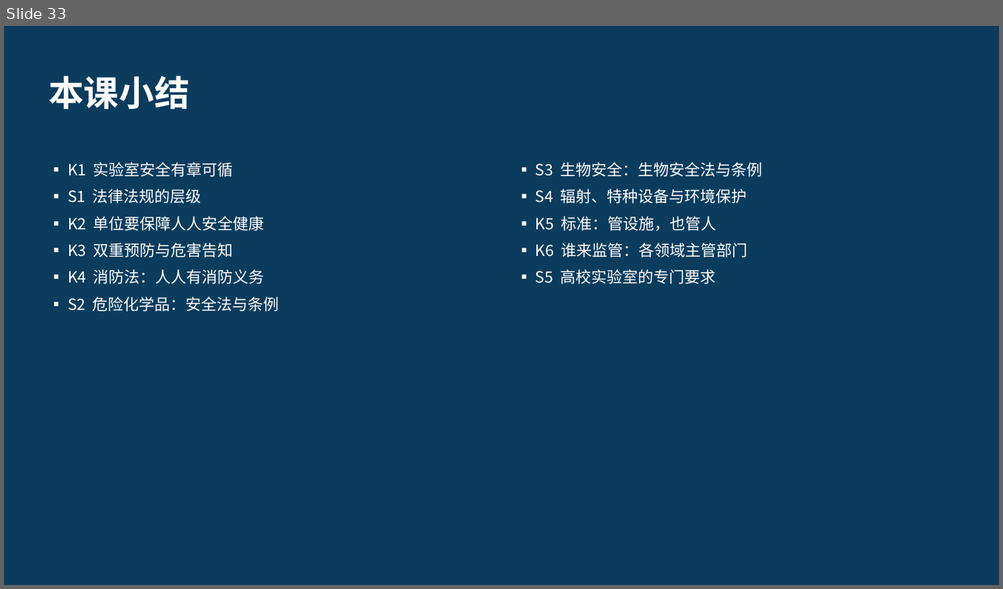
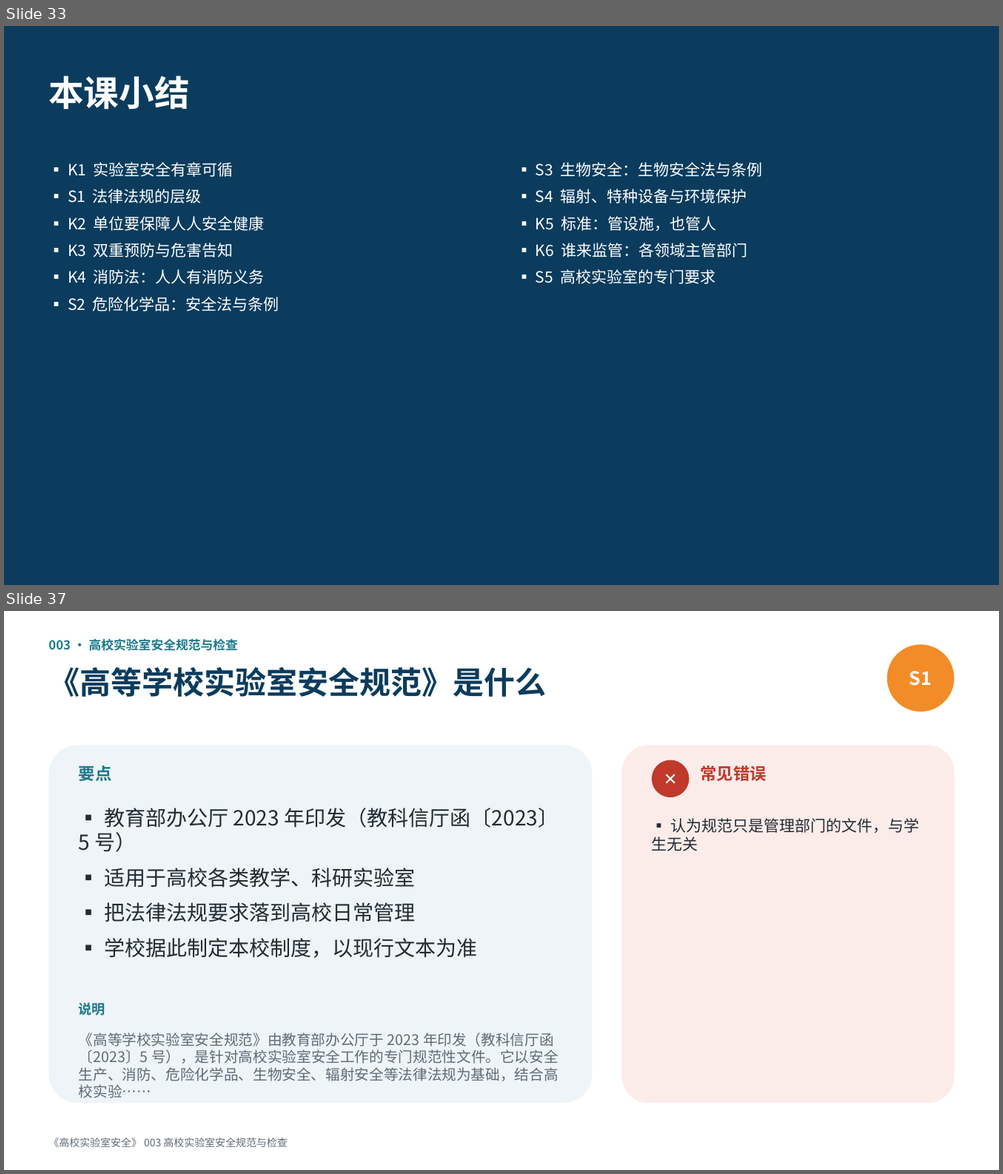
Before and after one commit to hanrongwx-max/videoyoutubo, a slide deck: course/高校实验室安全/课件/第1章_法规、管理与安全文化.pptx. Shown one above the other, each under a label of ours: slide 33 before the commit, slides 33 and 37 after it; the slides between them are not shown. The pictures are 1003x589 and 1003x1174 pixels, drawn with LibreOffice and Linux fonts; fonts in the diff are those of the drawing. Boxes give left, top, right and bottom in pixels: in the first picture for what was removed or moved away, otherwise in the second. Text is boxed around its words. In the diff, an @@ line names an element or a change of style, - is before the commit and + after.

```diff
--- a/course/高校实验室安全/课件/第1章_法规、管理与安全文化.pptx
+++ b/course/高校实验室安全/课件/第1章_法规、管理与安全文化.pptx
@@ slide 37 added at (4, 611, 999, 1170), background #FFFFFF @@
@@ text added at (48, 638, 238, 651), 12 pt, text #1D7A8C, bold @@
+003 · 高校实验室安全规范与检查
@@ ellipse added at (887, 644, 954, 712), fill #F28C28, 18 pt, text #FFFFFF, bold @@
+S1
@@ text added at (48, 667, 546, 697), 30 pt, text #0B3C5D, bold @@
+《高等学校实验室安全规范》是什么
@@ rounded rectangle added at (48, 745, 592, 1103), fill #EEF4F7 @@
@@ text added at (79, 766, 112, 781), 16 pt, text #1D7A8C, bold @@
+要点
@@ rounded rectangle added at (622, 745, 954, 1103), fill #FBECEA @@
@@ ellipse added at (652, 760, 689, 797), fill #C0392B, 16 pt, text #FFFFFF, bold @@
+✕
@@ text added at (700, 766, 765, 781), 16 pt, text #C0392B, bold @@
+常见错误
@@ text added at (79, 808, 558, 958), 20 pt, text #222B33 @@
+▪ 教育部办公厅 2023 年印发（教科信厅函〔2023〕5 号）
+▪ 适用于高校各类教学、科研实验室
+▪ 把法律法规要求落到高校日常管理
+▪ 学校据此制定本校制度，以现行文本为准
@@ text added at (652, 818, 919, 851), 15 pt, text #222B33 @@
+▪ 认为规范只是管理部门的文件，与学生无关
@@ text added at (79, 1003, 105, 1016), 13 pt, text #1D7A8C, bold @@
+说明
@@ text added at (79, 1033, 558, 1082), 14 pt, text #5F6B75 @@
+《高等学校实验室安全规范》由教育部办公厅于 2023 年印发（教科信厅函〔2023〕5 号），是针对高校实验室安全工作的专门规范性文件。它以安全生产、消防、危险化学品、生物安全、辐射安全等法律法规为基础，结合高校实验……
@@ text added at (48, 1138, 287, 1147), 10 pt, text #5F6B75 @@
+《高校实验室安全》 003 高校实验室安全规范与检查
```
Also in this commit, not shown: 14 other slides added, 2 other files.
